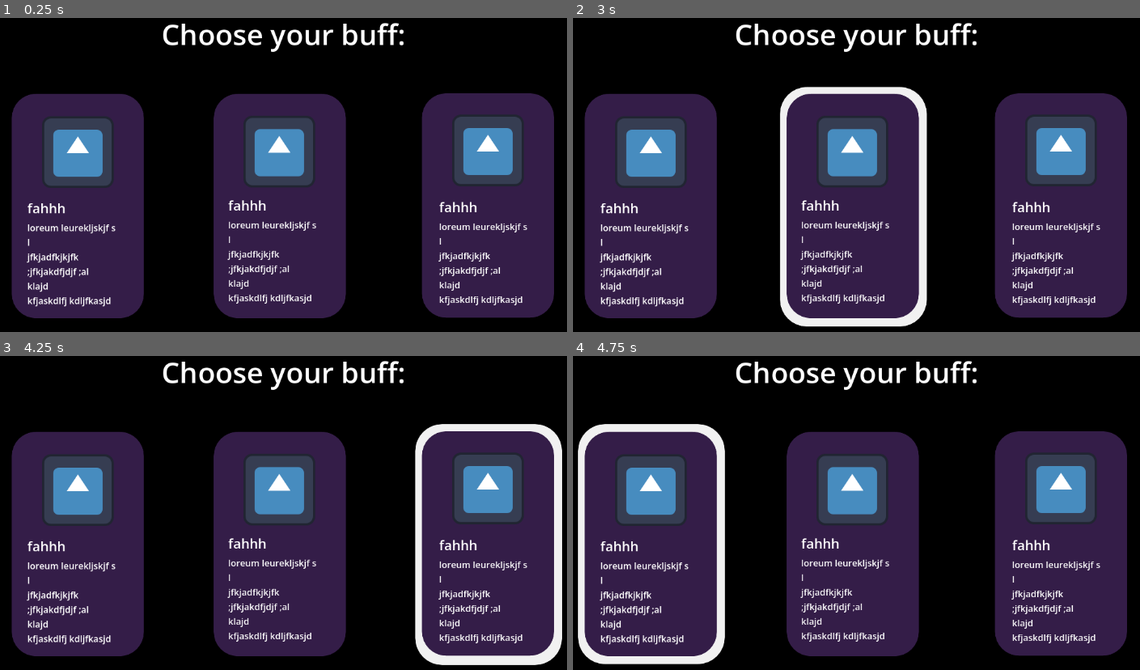
Above: before the commit, frames 1-4 (two rows, left to right).
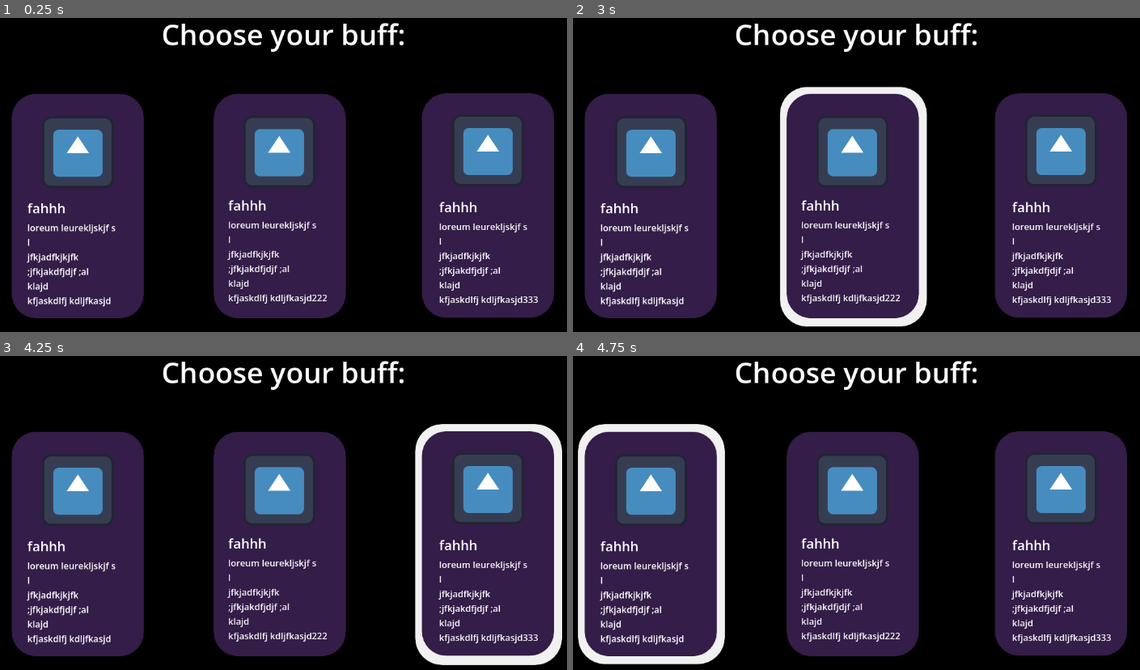
Above: after the commit, the same moments.

Repository: jyoshitanair/cold-world
Game: Godot game, scene res://scenes/buffs.tscn
The game is run twice, just before and just after one commit, with the same random seed, the same clock (stepped at 60 frames per second) and the same inputs. This scene is started directly instead of the project's main scene. The engine's default icon, where the game draws it, is replaced by a stand-in: a white triangle on a blue panel in a dark square.
Inputs (mouse positions are in pixels of both pictures, inside the frame that each line leads up to):
- Up to frame 1 (0.25 s): no input
- Up to frame 2 (3 s): tap Enter (ui_accept) every 0.75 s from 0.5 to 2.75 s; move the mouse to (998, 156) at 0.52 s; hold D (player_1_right) 0.53-2.03 s; click (998, 156) at 0.6 s; tap W (player_1_jump) at 0.77, 1.52 s; move the mouse to (726, 193) at 1.27 s; click (726, 193) at 1.35 s; move the mouse to (924, 93) at 2.02 s; hold A (player_1_left) 2.03-2.78 s; tap Left (player_2_left) at 2.1 s; click (924, 93) at 2.3 s; move the mouse to (822, 247) at 2.77 s; hold D (player_1_right) from 2.78 s (still down); tap Right (player_2_right) at 2.85 s
- Up to frame 3 (4.25 s): keep holding D (player_1_right); tap W (player_1_jump) at 3.02, 3.77 s; click (249, 585) at 3.05 s; tap Enter (ui_accept) at 3.5 s; move the mouse to (476, 566) at 3.52 s; click (476, 566) at 3.6 s
- Up to frame 4 (4.75 s): tap Enter (ui_accept) at 4.25 s; move the mouse to (663, 459) at 4.27 s; release D (player_1_right) at 4.28 s; hold A (player_1_left) from 4.28 s (still down); click (663, 459) at 4.35 s; tap W (player_1_jump) at 4.52 s

The runs differ from the first frame. In frame 1, less than 0.1% of the frame differs, in the area x 54-95%, y 88-91%; in frame 2, less than 0.1%; in frame 3, less than 0.1%; in frame 4, less than 0.1%.

Commit message:
SECRETING

Diff:
--- a/project.godot
+++ b/project.godot
@@ -18,6 +18,7 @@
 [autoload]
 
 Manager="*uid://cfq51m4pmgg5u"
+Secrets="*uid://dix8tl1k736nx"
 
 [input]
 
--- a/scenes/buffs.tscn
+++ b/scenes/buffs.tscn
@@ -24,12 +24,16 @@
 
 [node name="Buffs" type="Node2D" unique_id=1305887323]
 script = ExtResource("1_lwdrh")
+power_percent1 = ["warmth", 0.1]
+power_percent2 = ["speed_multiplier", 0.1]
+power_percent3 = ["jump_multiplier", 0.1]
 
 [node name="ColorRect" type="ColorRect" parent="." unique_id=1157025157]
 offset_left = -39.0
 offset_top = -41.0
 offset_right = 1190.0
 offset_bottom = 695.0
+mouse_filter = 1
 color = Color(0, 0, 0, 1)
 
 [node name="cards-constant" type="Node2D" parent="." unique_id=12732124]
@@ -42,6 +46,7 @@
 offset_top = 78.750015
 offset_right = 280.75
 offset_bottom = 613.75
+mouse_filter = 1
 theme_override_styles/panel = SubResource("StyleBoxFlat_pom5n")
 
 [node name="border2" type="Panel" parent="cards-constant" unique_id=511696005]
@@ -50,6 +55,7 @@
 offset_top = 81.25
 offset_right = 730.75
 offset_bottom = 615.25
+mouse_filter = 1
 theme_override_styles/panel = SubResource("StyleBoxFlat_pom5n")
 
 [node name="border3" type="Panel" parent="cards-constant" unique_id=65549895]
@@ -58,6 +64,7 @@
 offset_top = 78.75001
 offset_right = 1194.5
 offset_bottom = 615.75
+mouse_filter = 1
 theme_override_styles/panel = SubResource("StyleBoxFlat_pom5n")
 
 [node name="slide1" type="Panel" parent="cards-constant" unique_id=912089932]
@@ -66,6 +73,7 @@
 offset_right = 295.75
 offset_bottom = 651.75
 scale = Vector2(0.9, 0.9)
+mouse_filter = 1
 theme_override_styles/panel = SubResource("StyleBoxFlat_rid7q")
 
 [node name="slide2" type="Panel" parent="cards-constant" unique_id=1994739567]
@@ -74,6 +82,7 @@
 offset_right = 745.75
 offset_bottom = 652.25
 scale = Vector2(0.9, 0.9)
+mouse_filter = 1
 theme_override_styles/panel = SubResource("StyleBoxFlat_rid7q")
 
 [node name="slide3" type="Panel" parent="cards-constant" unique_id=740981231]
@@ -82,6 +91,7 @@
 offset_right = 1209.5
 offset_bottom = 650.75
 scale = Vector2(0.9, 0.9)
+mouse_filter = 1
 theme_override_styles/panel = SubResource("StyleBoxFlat_rid7q")
 
 [node name="Label" type="Label" parent="." unique_id=1891623016]
--- a/scripts/Manager.gd
+++ b/scripts/Manager.gd
@@ -1,8 +1,12 @@
 extends Node
-var powerup1
-var powerup2
-var powerup3
-
+var speed_multiplier = 100
+var warmth = 100
+var jackpot = false
+var jump_multiplier = 100
+var hot_potato = false
+var double_jump = false
+var unity = 100
+var death_count = 0
 # Called when the node enters the scene tree for the first time.
 func _ready() -> void:
 	pass # Replace with function body.
--- a/scripts/buffs.gd
+++ b/scripts/buffs.gd
@@ -11,46 +11,93 @@
 @onready var label_1: Label = $label1
 @onready var label_2: Label = $label2
 @onready var label_3: Label = $label3
+@onready var label1: Label = $label1/Label
+@onready var label2: Label = $label2/Label
+@onready var label3: Label = $label3/Label
 @export var text1 = "fahhh"
 @export var text2 = "fahhh"
 @export var text3 = "fahhh"
+@export var mini_text1 = "loreum leurekljskjf s
+l
+jfkjadfkjkjfk
+;jfkjakdfjdjf ;al
+klajd
+kfjaskdlfj kdljfkasjd"
+@export var mini_text2 = "loreum leurekljskjf s
+l
+jfkjadfkjkjfk
+;jfkjakdfjdjf ;al
+klajd
+kfjaskdlfj kdljfkasjd222"
+@export var mini_text3 = "loreum leurekljskjf s
+l
+jfkjadfkjkjfk
+;jfkjakdfjdjf ;al
+klajd
+kfjaskdlfj kdljfkasjd333"
 @export var power_percent1 = ["speed", 0.1]
 @export var power_percent2 = ["speed", 0.1]
 @export var power_percent3 = ["speed", 0.1]
+var arrary_powers
+var powerup_array = ["speed_multiplier","warmth","jackpot","jump_multiplier", "hot_potato", "double_jump","unity"]
+var on1 = false
+var on2 = false
+var on3 = false
+var clicked = false
 #boost names: speed,warmth,jackpot,jump, hot_potato, double_jump, unity
 # Called when the node enters the scene tree for the first time.
 func _ready() -> void:
+	arrary_powers = [power_percent1,power_percent2,power_percent3]
 	image_1.texture = img1
 	image_2.texture = img2
 	image_3.texture = img3
 	label_1.text = text1
 	label_2.text = text2
 	label_3.text = text1
-	for i in range(1,3):
-		var name = "power_percent%d"%i
-		var powerup = name[0]
-		var percent = name[1]
-
+	label1.text = mini_text1
+	label2.text = mini_text2
+	label3.text = mini_text3
 # Called every frame. 'delta' is the elapsed time since the previous frame.
 func _process(delta: float) -> void:
-	pass
+	if Input.is_action_just_pressed("click") and not clicked:
+		clicked = true
+		if on1:
+			clicky(0)
+		if on2:
+			clicky(1)
+		if on3:
+			clicky(2)
 
 func _on_slide_1_mouse_entered() -> void:
-	if Input.is_action_just_pressed("click"):
-		pass
+	on1 = true
 	border_1.visible = true
 func _on_slide_2_mouse_entered() -> void:
-	if Input.is_action_just_pressed("click"):
-		pass
+	on2 = true
 	border_2.visible = true
 func _on_slide_3_mouse_entered() -> void:
-	if Input.is_action_just_pressed("click"):
-		pass
+	on3 = true
 	border_3.visible = true
 
 func _on_slide_1_mouse_exited() -> void:
+	on1 = false
 	border_1.visible = false
 func _on_slide_2_mouse_exited() -> void:
+	on2 = false
 	border_2.visible = false
 func _on_slide_3_mouse_exited() -> void:
+	on3 = false
 	border_3.visible = false
+# i be from 0-2
+func clicky(i) ->void:
+	print(i)
+	var chosen_power = "fail"
+	var percent
+	var name = arrary_powers[i]
+	var powerup = name[0]
+	percent = name[1]
+	for k in powerup_array:
+		if k == powerup:
+			chosen_power = powerup
+	Manager.set(chosen_power,percent)
+	print(chosen_power)
+	print(Manager.get(chosen_power))
Not shown, added: scripts/Secrets.gd.uid
Not shown, changed: .gitignore
